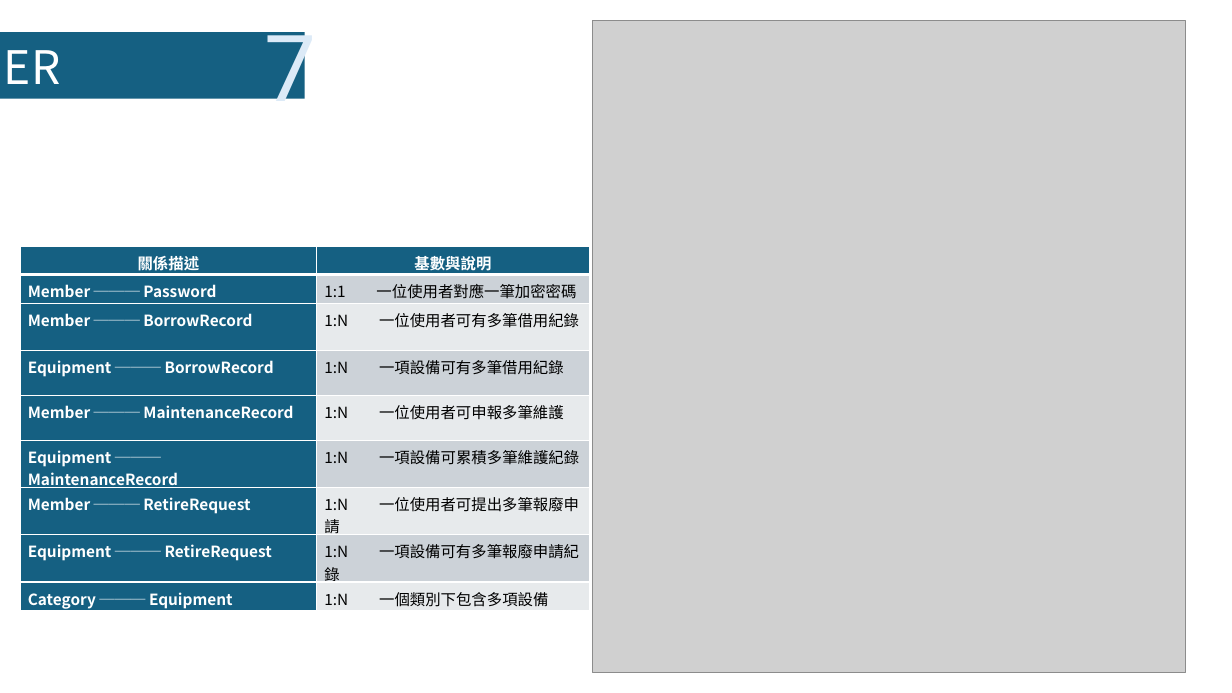
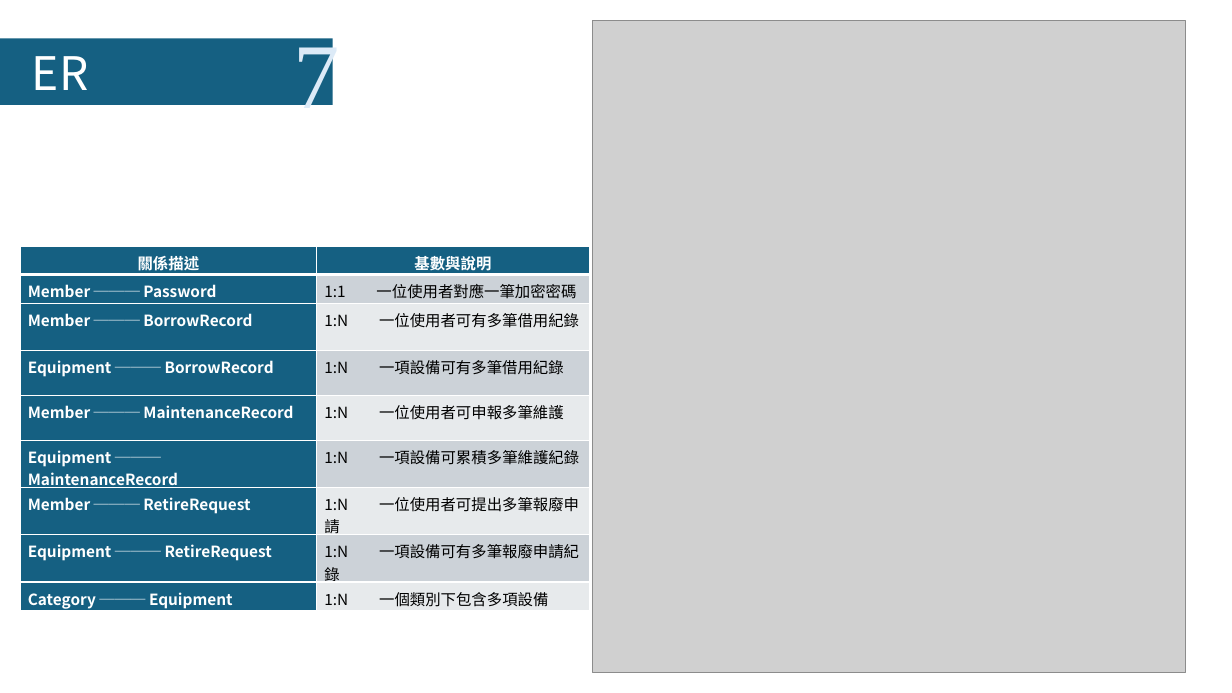
Before and after one commit to LazyEmotionO/NFU_DATABASE, a slide deck: slide 15 of 資料庫系統期末報搞01.pptx. Drawn at 1232x693 pixels with LibreOffice and Linux fonts; fonts in the diff are those of the drawing; grey boxes stand for pictures. Boxes give left, top, right and bottom in pixels: in the first picture for what was removed or moved away, otherwise in the second. Text is boxed around its words. In the diff, an @@ line names an element or a change of style, - is before the commit and + after.

```diff
--- a/資料庫系統期末報搞01.pptx
+++ b/資料庫系統期末報搞01.pptx
@@ text "7": place and size @@
-text "7" at (265,32,317,99)
+text "7" at (293,36,339,125)
@@ text "7" at (293,36,339,125): font Roboto to Times New Roman @@
@@ rectangle: place and size @@
-rectangle at (0,32,305,99)
+rectangle at (0,39,333,105)
@@ text "ER Diagram": place and size @@
-text "ER Diagram" at (4,50,186,99)
+text "ER Diagram" at (32,56,214,105)
```
Also in this commit, not shown: 13 other slides changed.
